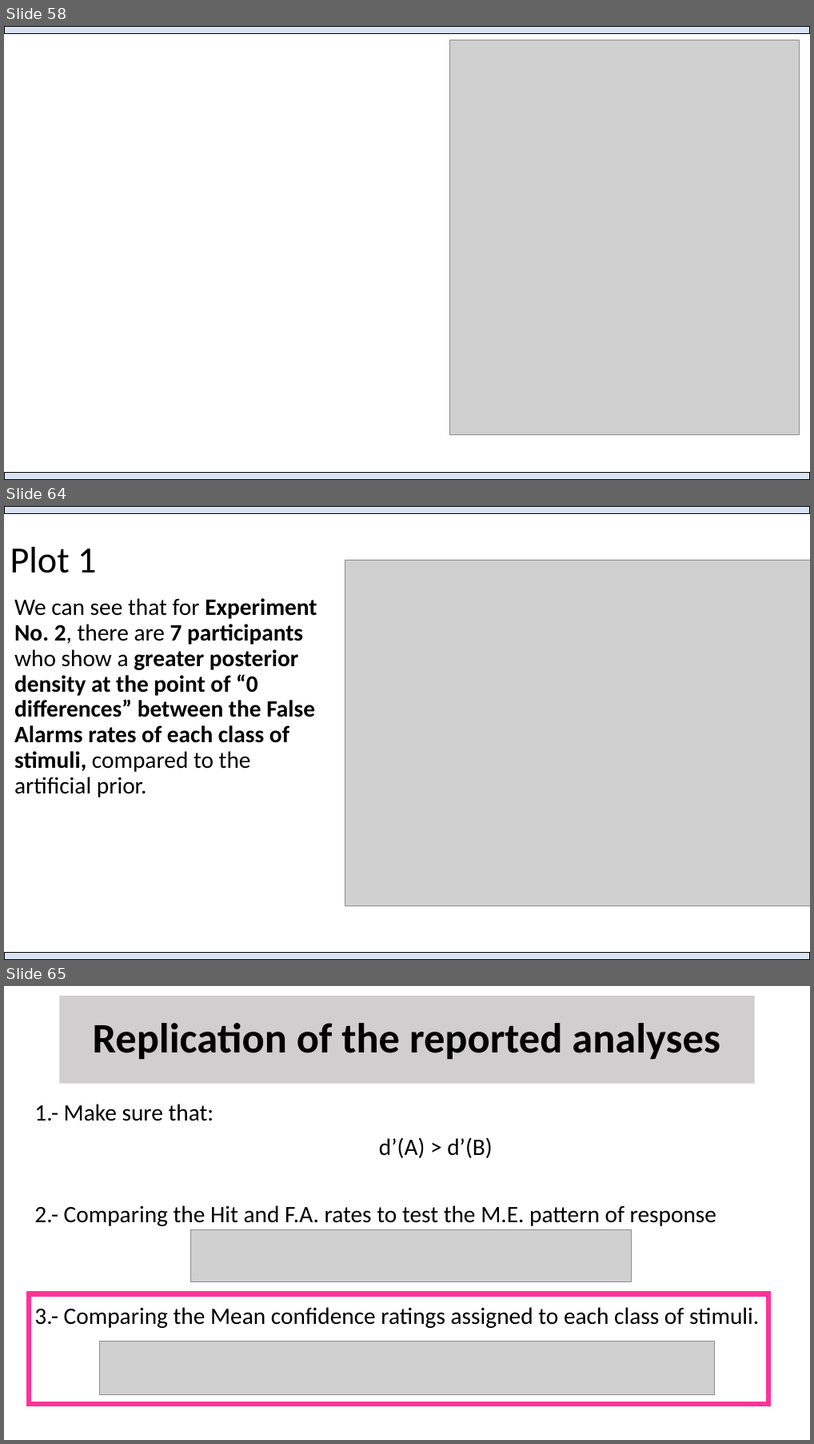
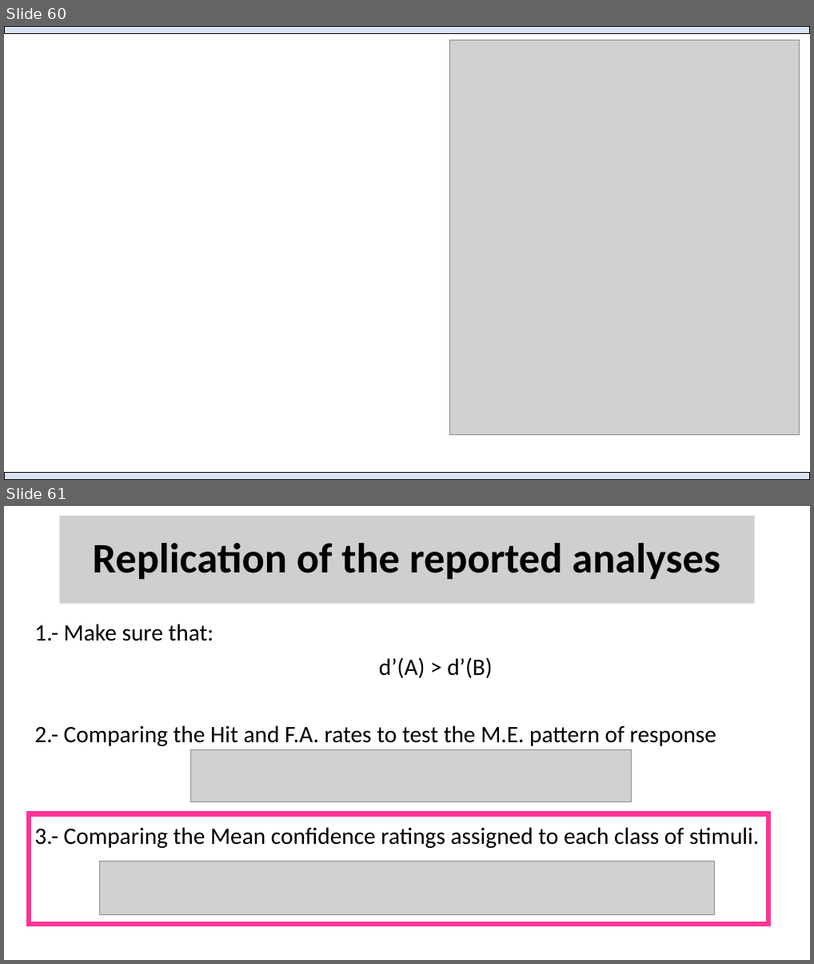
Before and after one commit to Adrifelcha/afchavez-019, a slide deck: Congresos/Presentaciones_Locales/Cowie_2019_BayesianSDT.pptx. Shown one above the other, each under a label of ours: slides 58, 64 and 65 before the commit, slides 60 and 61 after it; the slides between them are not shown. The pictures are 814x1444 and 814x964 pixels, drawn with LibreOffice and Linux fonts; fonts in the diff are those of the drawing; grey boxes stand for pictures. Boxes give left, top, right and bottom in pixels: in the first picture for what was removed or moved away, otherwise in the second. Text is boxed around its words. In the diff, an @@ line names an element or a change of style, - is before the commit and + after.

```diff
--- a/Congresos/Presentaciones_Locales/Cowie_2019_BayesianSDT.pptx
+++ b/Congresos/Presentaciones_Locales/Cowie_2019_BayesianSDT.pptx
@@ slide 64 removed at [4, 506, 810, 960], background #FFFFFF @@
@@ rectangle removed at [4, 506, 810, 514] @@
@@ text removed at [10, 547, 96, 573] @@
-Plot 1
@@ picture removed at [345, 560, 810, 906] @@
@@ text removed at [14, 598, 317, 797] @@
-We can see that for Experiment No. 2, there are 7 participants who show a greater posterior density at the point of “0 differences” between the False Alarms rates of each class of stimuli, compared to the artificial prior.
@@ rectangle removed at [4, 952, 810, 960] @@
@@ what was slide 58 is now slide 60 @@
@@ what was slide 65 is now slide 61 @@
```
Also in this commit, not shown: 3 slides changed, 6 other slides removed, 13 other files.
